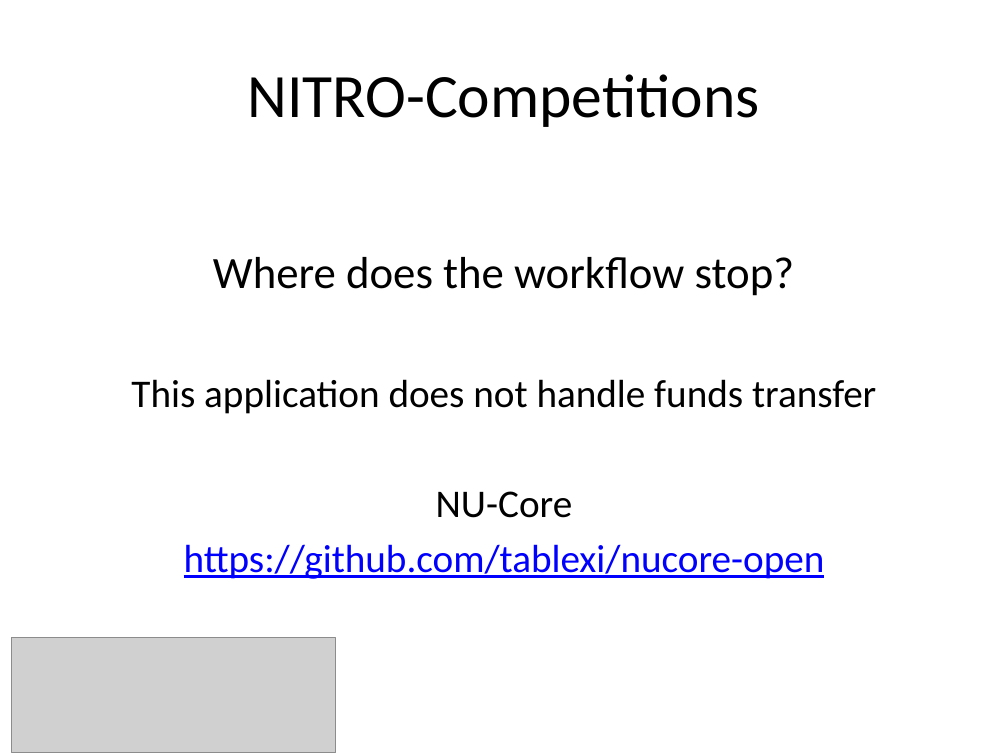
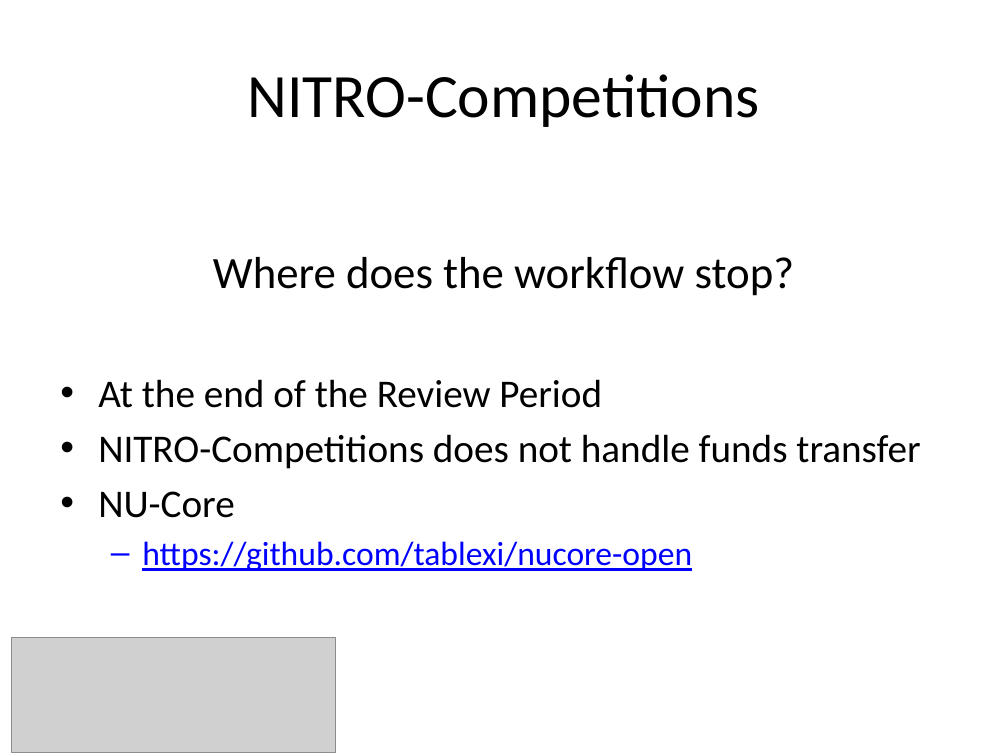
Before and after one commit to NUBIC/nitro-competitions, a slide deck: slide 23 of doc/presentations/20141107_NITRO-Competitions_CTS-AMIA.pptx. Drawn at 1008x756 pixels with LibreOffice and Linux fonts; fonts in the diff are those of the drawing; grey boxes stand for pictures; background and template pictures are left out. Boxes give left, top, right and bottom in pixels: in the first picture for what was removed or moved away, otherwise in the second. Text is boxed around its words. In the diff, an @@ line names an element or a change of style, - is before the commit and + after.

```diff
--- a/doc/presentations/20141107_NITRO-Competitions_CTS-AMIA.pptx
+++ b/doc/presentations/20141107_NITRO-Competitions_CTS-AMIA.pptx
@@ text at (98, 379, 920, 469): text changed @@
-This application does not handle funds transfer
+• At the end of the Review Period
+• NITRO-Competitions does not handle funds transfer
@@ text at (98, 491, 692, 571): size 28 to 24 pt in "https://github.com/tablexi/nucore-open"; alignment centre to left; bullet none to •; bullet none to –; list level 1 to 2 in "https://github.com/tablexi/nucore-open" @@
```
Also in this commit, not shown: 10 other slides changed.
